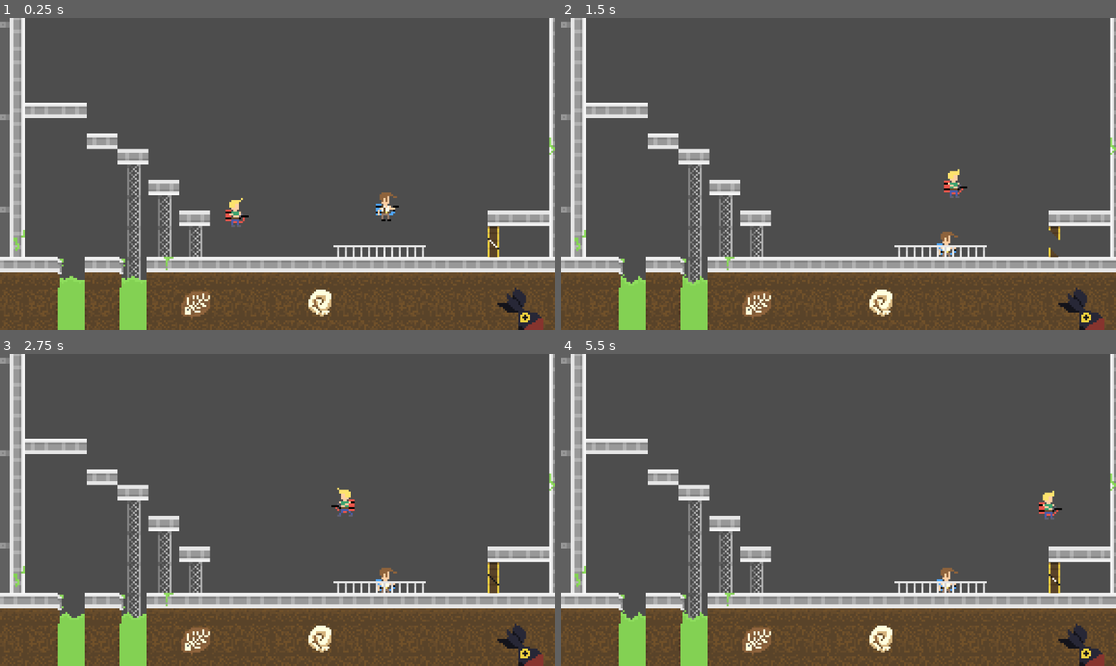
Above: before the commit, frames 1-4 (two rows, left to right).
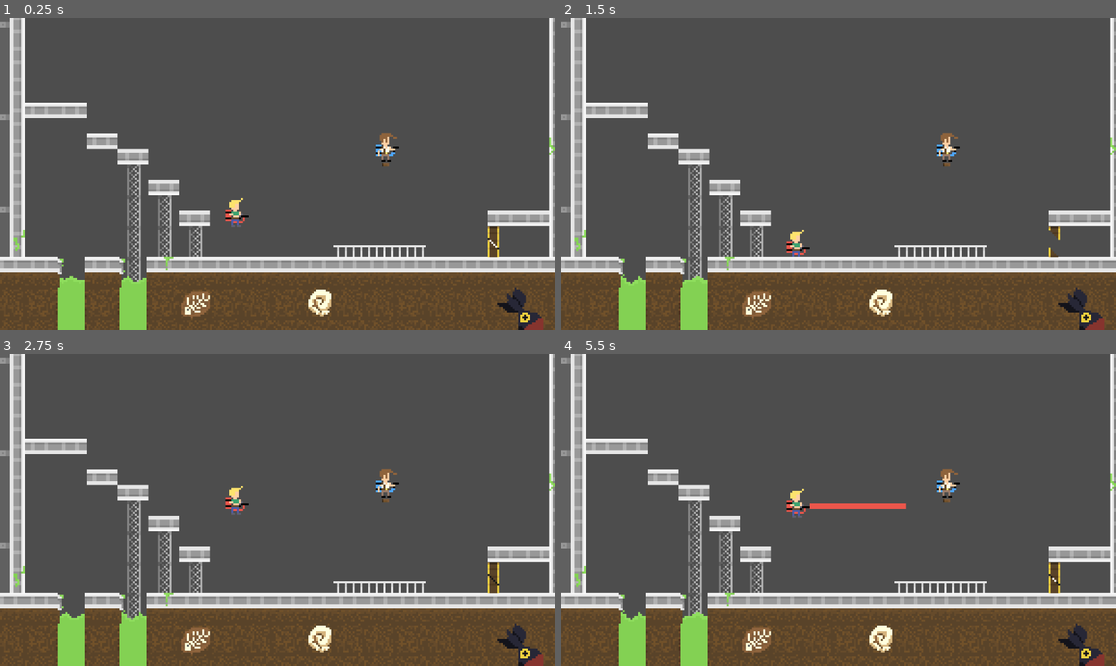
Above: after the commit, the same moments.

Repository: AmineSHA/GameJamGameForReal
Game: Godot game, scene res://scenes/game.tscn
Two runs of this game, one before a commit and one after it. Both use one fixed random seed, a clock stepped at 60 frames per second and the inputs below.
Inputs:
- Up to frame 1 (0.25 s): no input
- Up to frame 2 (1.5 s): tap Enter (ui_accept) at 0.5, 0.8, 1.35 s; hold Q (fire, bound only before the commit) 0.53-1.28 s; hold Right (ui_right) from 0.53 s (still down); tap Space (jump_k, bound only after the commit) at 0.77, 1.07 s
- Up to frame 3 (2.75 s): tap Space (jump_k, bound only after the commit) at 1.52, 1.82, 2.3 s; tap K (fire_k, bound only after the commit) at 1.55 s; release Right (ui_right) at 2.03 s; hold Left (ui_left) from 2.03 s (still down); hold K (fire_k, bound only after the commit) from 2.03 s (still down)
- Up to frame 4 (5.5 s): release Left (ui_left) at 2.78 s; release K (fire_k, bound only after the commit) at 2.78 s; hold Right (ui_right) 2.78-4.28 s; tap Space (jump_k, bound only after the commit) at 2.85, 3.02, 3.32, 3.77, 4.07, 4.52, 4.82, 5.3 s; tap Q (fire, bound only before the commit) at 3.05 s; hold Q (fire, bound only before the commit) 3.53-4.28 s; tap Enter (ui_accept) at 3.8, 4.35 s; hold Left (ui_left) 4.28-5.03 s; tap K (fire_k, bound only after the commit) at 4.55 s; hold Right (ui_right) from 5.03 s (still down); hold K (fire_k, bound only after the commit) from 5.03 s (still down)

The runs differ from the first frame. In frame 1, 0.5% of the frame differs, in the area x 21-72%, y 36-85%; in frame 2, 0.8%; in frame 3, 0.8%; in frame 4, 1.1%, in the area x 21-91%, y 36-86%.

Commit message:
Please make this work

Diff:
--- /dev/null
+++ b/grenade.gd
@@ -0,0 +1,19 @@
+extends CharacterBody2D
+
+@export var SPEED = 100
+var dir: float
+var spawnPos: Vector2
+var spawnRot: float
+
+# Called when the node enters the scene tree for the first time.
+func _ready() -> void:
+	global_position = spawnPos
+	global_rotation = spawnRot
+
+
+func _physics_process(delta):
+	velocity = Vector2(0,-SPEED).rotated(dir)
+
+# Called every frame. 'delta' is the elapsed time since the previous frame.
+func _process(delta: float) -> void:
+	pass
--- a/project.godot
+++ b/project.godot
@@ -22,19 +22,39 @@
 "events": [Object(InputEventJoypadButton,"resource_local_to_scene":false,"resource_name":"","device":-1,"button_index":0,"pressure":0.0,"pressed":false,"script":null)
 ]
 }
-"move left"={
+move_left={
 "deadzone": 0.5,
 "events": [Object(InputEventJoypadButton,"resource_local_to_scene":false,"resource_name":"","device":-1,"button_index":13,"pressure":0.0,"pressed":false,"script":null)
 ]
 }
-"move right"={
+move_right={
 "deadzone": 0.5,
 "events": [Object(InputEventJoypadButton,"resource_local_to_scene":false,"resource_name":"","device":-1,"button_index":14,"pressure":0.0,"pressed":false,"script":null)
 ]
 }
 fire={
 "deadzone": 0.2,
-"events": [Object(InputEventKey,"resource_local_to_scene":false,"resource_name":"","device":0,"window_id":0,"alt_pressed":false,"shift_pressed":false,"ctrl_pressed":false,"meta_pressed":false,"pressed":false,"keycode":0,"physical_keycode":81,"key_label":0,"unicode":0,"location":0,"echo":false,"script":null)
+"events": [Object(InputEventJoypadButton,"resource_local_to_scene":false,"resource_name":"","device":-1,"button_index":10,"pressure":0.0,"pressed":true,"script":null)
+]
+}
+move_left_k={
+"deadzone": 0.2,
+"events": [Object(InputEventKey,"resource_local_to_scene":false,"resource_name":"","device":-1,"window_id":0,"alt_pressed":false,"shift_pressed":false,"ctrl_pressed":false,"meta_pressed":false,"pressed":false,"keycode":0,"physical_keycode":65,"key_label":0,"unicode":97,"location":0,"echo":false,"script":null)
+]
+}
+move_right_k={
+"deadzone": 0.2,
+"events": [Object(InputEventKey,"resource_local_to_scene":false,"resource_name":"","device":-1,"window_id":0,"alt_pressed":false,"shift_pressed":false,"ctrl_pressed":false,"meta_pressed":false,"pressed":false,"keycode":0,"physical_keycode":68,"key_label":0,"unicode":100,"location":0,"echo":false,"script":null)
+]
+}
+jump_k={
+"deadzone": 0.2,
+"events": [Object(InputEventKey,"resource_local_to_scene":false,"resource_name":"","device":-1,"window_id":0,"alt_pressed":false,"shift_pressed":false,"ctrl_pressed":false,"meta_pressed":false,"pressed":false,"keycode":0,"physical_keycode":32,"key_label":0,"unicode":32,"location":0,"echo":false,"script":null)
+]
+}
+fire_k={
+"deadzone": 0.2,
+"events": [Object(InputEventKey,"resource_local_to_scene":false,"resource_name":"","device":-1,"window_id":0,"alt_pressed":false,"shift_pressed":false,"ctrl_pressed":false,"meta_pressed":false,"pressed":false,"keycode":0,"physical_keycode":75,"key_label":0,"unicode":107,"location":0,"echo":false,"script":null)
 ]
 }
 
--- a/scenes/game.tscn
+++ b/scenes/game.tscn
@@ -156,36 +156,36 @@
 [sub_resource type="RectangleShape2D" id="RectangleShape2D_0tnpc"]
 size = Vector2(6, 16)
 
+[sub_resource type="AtlasTexture" id="AtlasTexture_1kice"]
+atlas = ExtResource("10_vtaks")
+region = Rect2(0, 0, 16, 16)
+
+[sub_resource type="AtlasTexture" id="AtlasTexture_5newe"]
+atlas = ExtResource("10_vtaks")
+region = Rect2(16, 0, 16, 16)
+
+[sub_resource type="AtlasTexture" id="AtlasTexture_37s47"]
+atlas = ExtResource("10_vtaks")
+region = Rect2(0, 16, 16, 16)
+
 [sub_resource type="AtlasTexture" id="AtlasTexture_264po"]
 atlas = ExtResource("10_vtaks")
 region = Rect2(16, 16, 16, 16)
-
-[sub_resource type="AtlasTexture" id="AtlasTexture_1kice"]
-atlas = ExtResource("10_vtaks")
-region = Rect2(0, 0, 16, 16)
-
-[sub_resource type="AtlasTexture" id="AtlasTexture_5newe"]
-atlas = ExtResource("10_vtaks")
-region = Rect2(16, 0, 16, 16)
-
-[sub_resource type="AtlasTexture" id="AtlasTexture_37s47"]
-atlas = ExtResource("10_vtaks")
-region = Rect2(0, 16, 16, 16)
 
 [sub_resource type="SpriteFrames" id="SpriteFrames_bt5mj"]
 animations = [{
 "frames": [{
 "duration": 1.0,
+"texture": SubResource("AtlasTexture_1kice")
+}, {
+"duration": 1.0,
+"texture": SubResource("AtlasTexture_5newe")
+}, {
+"duration": 1.0,
+"texture": SubResource("AtlasTexture_37s47")
+}, {
+"duration": 1.0,
 "texture": SubResource("AtlasTexture_264po")
-}, {
-"duration": 1.0,
-"texture": SubResource("AtlasTexture_1kice")
-}, {
-"duration": 1.0,
-"texture": SubResource("AtlasTexture_5newe")
-}, {
-"duration": 1.0,
-"texture": SubResource("AtlasTexture_37s47")
 }],
 "loop": true,
 "name": &"default",
@@ -238,7 +238,8 @@
 position = Vector2(-22, -13)
 
 [node name="PlayerAtom" parent="." instance=ExtResource("2_lnu2h")]
-position = Vector2(56, -16)
+position = Vector2(56, -17)
+disable_mode = 2
 
 [node name="TileMapLayer" type="TileMapLayer" parent="."]
 position = Vector2(-3, -1)
--- /dev/null
+++ b/scenes/grenade.tscn
@@ -0,0 +1,18 @@
+[gd_scene load_steps=4 format=3 uid="uid://crltivj8irukl"]
+
+[ext_resource type="Script" uid="uid://cd3s4nwanhqrk" path="res://grenade.gd" id="1_wxtds"]
+[ext_resource type="Texture2D" uid="uid://w25nitvb1mwy" path="res://assets/sprites/grenade_button.png" id="2_vhiwl"]
+
+[sub_resource type="CircleShape2D" id="CircleShape2D_8m1qw"]
+radius = 2.23607
+
+[node name="Grenade" type="CharacterBody2D"]
+script = ExtResource("1_wxtds")
+
+[node name="Sprite2D" type="Sprite2D" parent="."]
+position = Vector2(9.53674e-07, -6)
+scale = Vector2(0.9375, 0.875)
+texture = ExtResource("2_vhiwl")
+
+[node name="CollisionShape2D" type="CollisionShape2D" parent="."]
+shape = SubResource("CircleShape2D_8m1qw")
--- a/scenes/player_atom.tscn
+++ b/scenes/player_atom.tscn
@@ -1,8 +1,9 @@
-[gd_scene load_steps=14 format=3 uid="uid://bvb0j2yofwcot"]
+[gd_scene load_steps=15 format=3 uid="uid://bvb0j2yofwcot"]
 
 [ext_resource type="Texture2D" uid="uid://bavg274530rmh" path="res://assets/sprites/Idle_blue.png" id="1_0bcch"]
 [ext_resource type="Script" uid="uid://cto1rrclyf8l0" path="res://scripts/player_atom.gd" id="1_4ioir"]
 [ext_resource type="Texture2D" uid="uid://c5kkx40c87ve" path="res://assets/sprites/Walk_blue.png" id="2_4ioir"]
+[ext_resource type="Script" uid="uid://dftbwocx4pyex" path="res://scripts/grenade_launcher.gd" id="4_es7sb"]
 
 [sub_resource type="AtlasTexture" id="AtlasTexture_es7sb"]
 atlas = ExtResource("1_0bcch")
@@ -74,7 +75,7 @@
 }]
 
 [sub_resource type="CircleShape2D" id="CircleShape2D_nbg60"]
-radius = 4.0
+radius = 6.08276
 
 [node name="PlayerAtom" type="CharacterBody2D"]
 script = ExtResource("1_4ioir")
@@ -86,7 +87,10 @@
 autoplay = "idle"
 
 [node name="CollisionShape2D" type="CollisionShape2D" parent="."]
-position = Vector2(0, -6)
+position = Vector2(0, -7)
 shape = SubResource("CircleShape2D_nbg60")
 
 [node name="TileMapLayer" type="TileMapLayer" parent="."]
+
+[node name="GrenadeLauncher" type="Node2D" parent="."]
+script = ExtResource("4_es7sb")
--- a/scenes/player_mike.tscn
+++ b/scenes/player_mike.tscn
@@ -75,7 +75,7 @@
 }]
 
 [sub_resource type="CircleShape2D" id="CircleShape2D_v11kw"]
-radius = 4.0
+radius = 6.0
 
 [node name="PlayerMike" type="CharacterBody2D"]
 script = ExtResource("1_41cxe")
@@ -87,7 +87,7 @@
 autoplay = "idle"
 
 [node name="CollisionShape2D" type="CollisionShape2D" parent="."]
-position = Vector2(0, -6)
+position = Vector2(2, -7)
 shape = SubResource("CircleShape2D_v11kw")
 
 [node name="Gun" type="Node2D" parent="."]
@@ -98,6 +98,6 @@
 rotation = -1.5708
 
 [node name="BeamLine" type="Line2D" parent="Gun"]
-points = PackedVector2Array(0, 0, 52, 0)
+points = PackedVector2Array(0, 0, 6.30893, 0, 13.3234, 0, 20.6976, 0, 27.892, 0, 35.0863, 0, 42.8203, 0, 47.4966, 0, 52, 0)
 width = 3.0
 default_color = Color(0.921569, 0.337255, 0.294118, 1)
--- /dev/null
+++ b/scripts/grenade_launcher.gd
@@ -0,0 +1,22 @@
+extends Node2D
+
+@onready var main = get_tree().get_root()
+@onready var projectile = load("res://scenes/grenade.tscn")
+# Called when the node enters the scene tree for the first time.
+func _ready() -> void:
+	shoot()
+
+
+
+# Called every frame. 'delta' is the elapsed time since the previous frame.
+func _process(delta: float) -> void:
+	pass
+
+
+
+func shoot():
+	var instance = projectile.instantiate()
+	instance.dir = rotation
+	instance.spawnPos = global_position
+	instance.spawnRot = rotation
+	main.add_child.call_deferred(instance)
--- a/scripts/laser.gd
+++ b/scripts/laser.gd
@@ -13,7 +13,8 @@
 	ray_cast.enabled=false
 	ray_cast.target_position.x = beam_length
 	pass # Replace with function body.
-
+func is_active():
+	return _is_active
 func _physics_process(delta: float):
 	if _is_active:
 		_check_laser_hit()
@@ -21,13 +22,17 @@
 func _check_laser_hit():
 	if ray_cast.is_colliding():
 		_set_length(to_local(ray_cast.get_collision_point()).x)
+		print(ray_cast.get_collision_point())
+	else:
+		_set_length(beam_length)
+
 
 func _set_length(length: float ):
-	beam.points[1].x = length
+	beam.points[beam.points.size() - 1].x = length
 
 func activate():
 	if !_is_active:
-		_is_active =true
+		_is_active = true
 		ray_cast.enabled = true
 		ray_cast.force_raycast_update()
 		_check_laser_hit()
--- a/scripts/player_atom.gd
+++ b/scripts/player_atom.gd
@@ -3,8 +3,17 @@
 
 const SPEED = 300.0
 const JUMP_VELOCITY = -400.0
+@onready var grenade_launcher = $GrenadeLauncher
+@onready var animated_sprite = $AnimatedSprite2D
 
-@onready var animated_sprite = $AnimatedSprite2D
+
+func _process(delta):
+	if Input.is_action_pressed("fire"):
+		grenade_launcher.shoot()
+
+
+
+
 func _physics_process(delta: float) -> void:
 	# Add the gravity.
 	if not is_on_floor():
@@ -14,9 +23,10 @@
 	if Input.is_action_just_pressed("jump") and is_on_floor():
 		velocity.y = JUMP_VELOCITY
 
+
 	# Get the input direction and handle the movement/deceleration.
 	# As good practice, you should replace UI actions with custom gameplay actions.
-	var direction := Input.get_axis("move left", "move right")
+	var direction := Input.get_axis("move_left", "move_right")
 	if direction > 0:
 		animated_sprite.flip_h = false
 	elif direction < 0 :
@@ -27,7 +37,8 @@
 		else:
 			animated_sprite.play("walk")
 	else:
-		animated_sprite.play("jump")
+		#animated_sprite.play("jump")
+		pass
 	if direction:
 		velocity.x = direction * SPEED
 	else:
--- a/scripts/player_mike.gd
+++ b/scripts/player_mike.gd
@@ -13,7 +13,7 @@
 var grabbed_object = null
 
 func _process(delta):
-	if Input.is_action_pressed("fireq"):
+	if Input.is_action_pressed("fire_k") and !gun.is_active():
 		gun.activate()
 	else:
 		gun.deactivate()
@@ -26,12 +26,12 @@
 		velocity += get_gravity() * delta
 
 	# Handle jump.
-	if Input.is_action_just_pressed("ui_accept") and is_on_floor():
+	if Input.is_action_just_pressed("jump_k") and is_on_floor():
 		velocity.y = JUMP_VELOCITY
 
 	# Get the input direction and handle the movement/deceleration.
 	# As good practice, you should replace UI actions with custom gameplay actions.
-	var direction := Input.get_axis("ui_left", "ui_right")
+	var direction := Input.get_axis("move_left_k", "move_right_k")
 	if direction > 0:
 		animated_sprite.flip_h = false
 	elif direction < 0 :
@@ -42,7 +42,8 @@
 		else:
 			animated_sprite.play("walk")
 	else:
-		animated_sprite.play("jump   ")
+		#animated_sprite.play("jump")
+		pass
 	if direction:
 		velocity.x = direction * SPEED
 	else:
Not shown, added: grenade.gd.uid
Not shown, added: scripts/grenade_launcher.gd.uid
